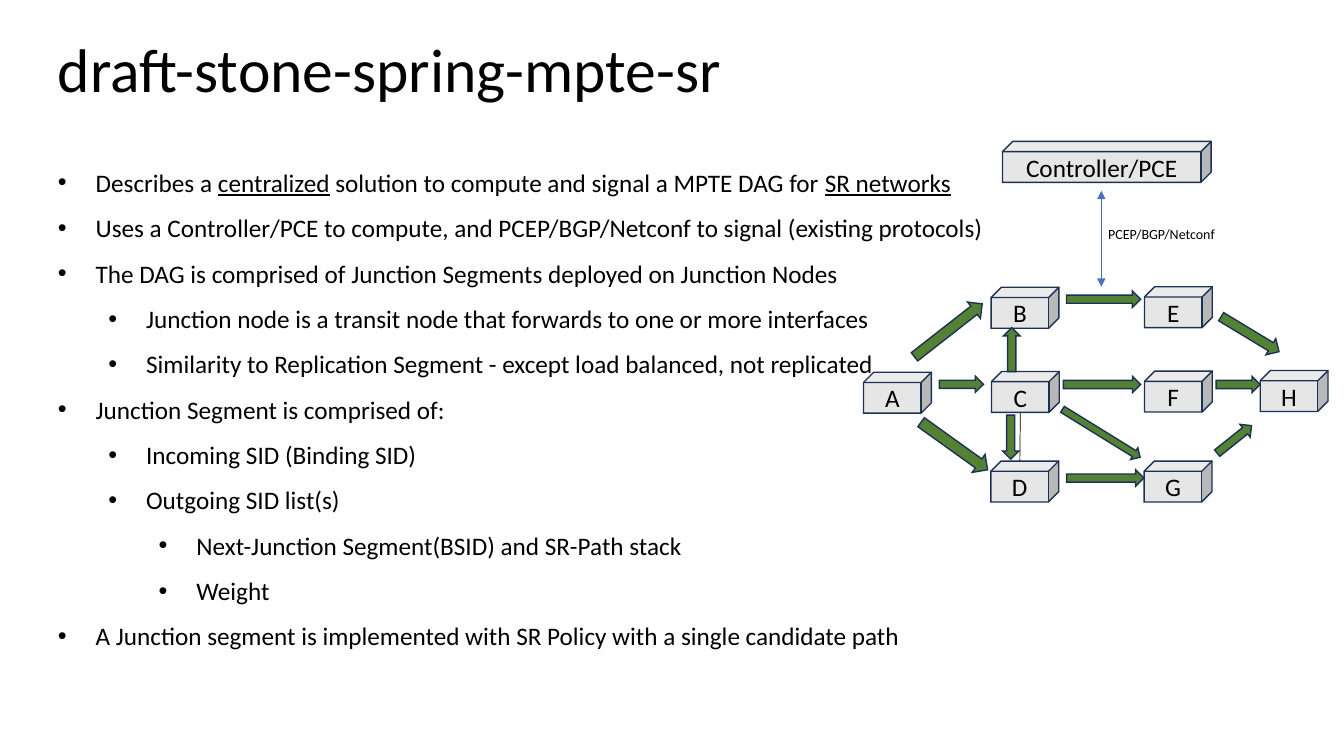
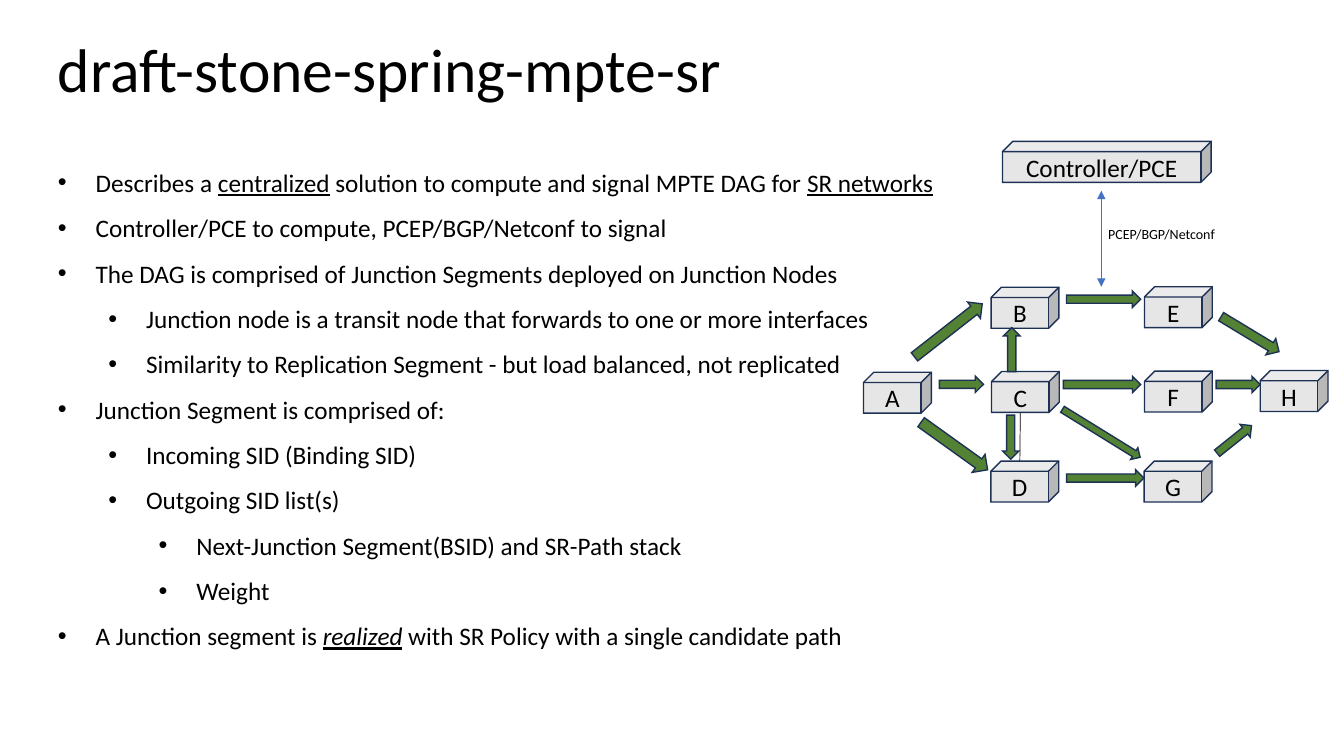
Before and after one commit to astone282/draft-stone-spring-mpte-sr, a slide deck: slide 4 of ietf123-draft-stone-spring-mpte-sr.pptx. Drawn at 1344x756 pixels with LibreOffice and Linux fonts; fonts in the diff are those of the drawing. Boxes give left, top, right and bottom in pixels: in the first picture for what was removed or moved away, otherwise in the second. Text is boxed around its words. In the diff, an @@ line names an element or a change of style, - is before the commit and + after.

```diff
--- a/ietf123-draft-stone-spring-mpte-sr.pptx
+++ b/ietf123-draft-stone-spring-mpte-sr.pptx
@@ text at (96,174,933,242): text changed @@
-• Describes a centralized solution to compute and signal a MPTE DAG for SR networks
-• Uses a Controller/PCE to compute, and PCEP/BGP/Netconf to signal (existing protocols)
+• Describes a centralized solution to compute and signal MPTE DAG for SR networks
+• Controller/PCE to compute, PCEP/BGP/Netconf to signal
@@ text at (146,355,840,378): text changed @@
-  • Similarity to Replication Segment - except load balanced, not replicated
+  • Similarity to Replication Segment - but load balanced, not replicated
@@ text at (96,627,842,650): text changed @@
-• A Junction segment is implemented with SR Policy with a single candidate path
+• A Junction segment is realized with SR Policy with a single candidate path
```
Also in this commit, not shown: 6 other slides changed.
